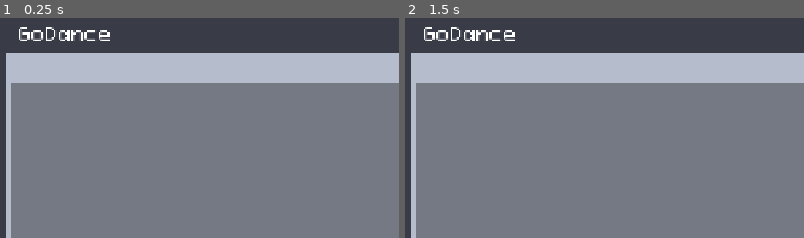
Above: before the commit, frames 1-2 (left to right).
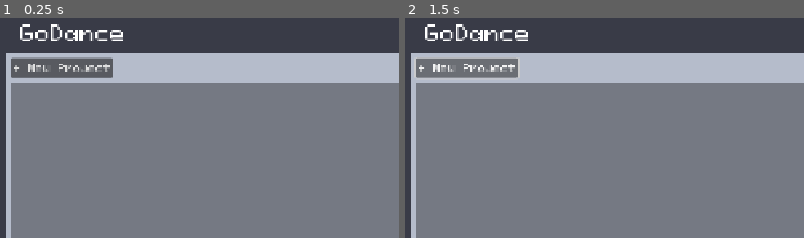
Above: after the commit, the same moments.

Repository: francis-poon/dance_formation_app
Game: Godot game, scene res://main.tscn
The game is run twice, just before and just after one commit, with the same random seed, the same clock (stepped at 60 frames per second) and the same inputs.
Inputs (mouse positions are % of the whole screen's width and height, from its top left):
- Up to frame 1 (0.25 s): no input
- Up to frame 2 (1.5 s): click (8, 11) at 0.5 s, where only the run after the commit has a clickable "+ New Project"; click (8, 11) at 1.25 s, where only the run after the commit has a clickable "+ New Project"
The pictures show only the part of the screen within x 0-50%, y 0-50%; the shares and areas given below are measured in that part.

The runs differ from the first frame. In frame 1, 3.4% of the frame differs, in the area x 2-31%, y 2-28%; in frame 2, 3.2%.
Error before the commit: Out of bounds get index '0' (on base: 'Array') (res://project_selector/project_selector.gd:34)
Error after the commit: Trying to iterate on a null value. (res://project_selector/project_selector.gd:48)

Commit message:
Setting up project selection and creation

Diff:
--- a/project_manager/project_manager.gd
+++ b/project_manager/project_manager.gd
@@ -2,7 +2,13 @@
 extends Node
 
 signal new_data_loaded
-signal updated
+signal updated(project_id: int, mode: UpdateMode)
+
+enum UpdateMode {
+	MODIFY,
+	ADD,
+	DELETE
+}
 
 # This will have a project manager data and will be called to update the data
 # or load it
@@ -15,6 +21,16 @@
 	ResourceSaver.save(new_project, new_project_ref.project_resource_path)
 	project_ref_dict[new_project_ref.id] = new_project_ref
 	updated.emit()
+
+func get_project_ids() -> Array[int]:
+	return project_ref_dict.keys()
+
+func get_project_name(project_id: int) -> String:
+	if not project_ref_dict.has(project_id):
+		return ""
+
+	var project_reference: ProjectReference = project_ref_dict[project_id]
+	return project_reference.name
 
 func get_project_resource(project_id: int) -> ProjectData:
 	if project_ref_dict.has(project_id):
--- /dev/null
+++ b/project_selector/project_select_button.gd
@@ -0,0 +1,14 @@
+class_name ProjectSelectButton
+extends Control
+
+signal select_project(button: ProjectSelectButton)
+
+var project_id: int
+var project_name: String
+
+func load_data(p_id: int, p_name: String):
+	project_id = p_id
+	project_name = p_name
+
+func _on_pressed() -> void:
+	select_project.emit(self)
--- a/project_selector/project_select_button.tscn
+++ b/project_selector/project_select_button.tscn
@@ -1,9 +1,19 @@
-[gd_scene format=3 uid="uid://dxqj6rbr4dhru"]
+[gd_scene load_steps=3 format=3 uid="uid://dxqj6rbr4dhru"]
 
-[node name="ProjectSelectButton" type="Control"]
-layout_mode = 3
-anchors_preset = 15
+[ext_resource type="Script" uid="uid://bp2djia1uokoj" path="res://project_selector/project_select_button.gd" id="1_8i386"]
+[ext_resource type="Theme" uid="uid://c1lka17jhdqwe" path="res://resources/themes/project_selection_button_theme.tres" id="1_hpwec"]
+
+[node name="ProjectSelectButton" type="Button"]
+anchors_preset = 14
+anchor_top = 0.5
 anchor_right = 1.0
-anchor_bottom = 1.0
+anchor_bottom = 0.5
+offset_top = -20.5
+offset_bottom = 20.5
 grow_horizontal = 2
 grow_vertical = 2
+theme = ExtResource("1_hpwec")
+text = "Project Name"
+script = ExtResource("1_8i386")
+
+[connection signal="pressed" from="." to="." method="_on_pressed"]
--- a/project_selector/project_selector.gd
+++ b/project_selector/project_selector.gd
@@ -3,32 +3,61 @@
 
 signal open_project(project_id: int)
 
+@export var _project_selection_holder: Control
+@export var _open_button: Button
+@export var _project_select_button_scene: PackedScene
+
 var _project_manager: ProjectManager
+
+var _selected_project_button: ProjectSelectButton
+var _project_selection_button_dict: Dictionary = {}
+
 
 # Called when the node enters the scene tree for the first time.
 func _ready() -> void:
 	_project_manager = get_tree().get_first_node_in_group("project_manager")
 	_project_manager.new_data_loaded.connect(_on_project_manager_new_data_loaded)
-	# for testing
-	# listen to when project manager has loaded data
-	# "add" new project
-	# listen for project manager updated
-	# "select" new project
-	# so that means project manager has to have two signals, new_data_loaded and updated
-	# terrible names, but we'll work with that for now
-	# new_data_loaded is for when project manager data is loaded into it from the resource file
-	# updated it for when changes to its data are made, but who will listen to this?
-	# asside from testing, i don't think anything needs to listen to this
-	# oh wait nvm project selector needs to update everytime an update happens since it needs to
-	# list all the projects available
-	pass # Replace with function body.
+	_project_manager.updated.connect(_on_project_manager_update)
+
+func _update_project(project_id: int):
+	var project_name: String = _project_manager.get_project_name(project_id)
+	_project_selection_button_dict[project_id].load_data(project_id, project_name)
+
+func _add_project(project_id: int):
+	var project_selection_button: ProjectSelectButton = _project_select_button_scene.instantiate()
+	var project_name: String = _project_manager.get_project_name(project_id)
+	project_selection_button.load_data(project_id, project_name)
+	_project_selection_button_dict[project_id] = project_selection_button
+	_project_selection_holder.add_child(project_selection_button)
 
 func _on_new_project():
+	# Show new project screen with project name later on
 	_project_manager.new_project()
 
-func _on_project_selected(project_id: int):
-	open_project.emit(project_id)
+func _on_project_selected(project_button: ProjectSelectButton):
+	_selected_project_button = project_button
+
+func _on_project_open_pressed():
+	if _selected_project_button == null:
+		return
+	open_project.emit(_selected_project_button.project_id)
 
 func _on_project_manager_new_data_loaded():
+	_project_selection_button_dict = {}
+	_selected_project_button = null
+	for child in _project_selection_holder:
+		child.queue_free()
+	for project_id in _project_manager.get_project_ids():
+		_add_project(project_id)
 	#_on_new_project()
-	_on_project_selected(_project_manager.project_ref_dict.keys()[0])
+	#_on_project_selected(_project_manager.project_ref_dict.keys()[0])
+
+func _on_project_manager_update(project_id: int, mode: ProjectManager.UpdateMode):
+	# project update can be a new project, modify, or delete
+	match mode:
+		ProjectManager.UpdateMode.MODIFY:
+			_update_project(project_id)
+		ProjectManager.UpdateMode.ADD:
+			_add_project(project_id)
+		ProjectManager.UpdateMode.DELETE:
+			pass
--- a/project_selector/project_selector.tscn
+++ b/project_selector/project_selector.tscn
@@ -50,7 +50,7 @@
 grow_horizontal = 2
 grow_vertical = 2
 theme_override_fonts/font = ExtResource("2_r3ht2")
-theme_override_font_sizes/font_size = 32
+theme_override_font_sizes/font_size = 36
 text = " GoDance"
 vertical_alignment = 1
 
@@ -58,6 +58,23 @@
 custom_minimum_size = Vector2(0, 40)
 layout_mode = 2
 color = Color(0.709804, 0.737255, 0.796078, 1)
+
+[node name="MarginContainer" type="MarginContainer" parent="MarginContainer/VBoxContainer/ColorRect"]
+layout_mode = 1
+anchors_preset = 15
+anchor_right = 1.0
+anchor_bottom = 1.0
+grow_horizontal = 2
+grow_vertical = 2
+theme = ExtResource("1_r8jv2")
+theme_override_constants/margin_bottom = 0
+
+[node name="NewProjectButton" type="Button" parent="MarginContainer/VBoxContainer/ColorRect/MarginContainer"]
+layout_mode = 2
+size_flags_horizontal = 0
+theme_override_fonts/font = ExtResource("2_r3ht2")
+theme_override_font_sizes/font_size = 18
+text = "+ New Project"
 
 [node name="HBoxContainer" type="HBoxContainer" parent="MarginContainer/VBoxContainer"]
 layout_mode = 2
@@ -86,4 +103,6 @@
 size_flags_horizontal = 3
 color = Color(0.709804, 0.737255, 0.796078, 1)
 
+[connection signal="pressed" from="MarginContainer/VBoxContainer/ColorRect/MarginContainer/NewProjectButton" to="." method="_on_new_project"]
+
 [editable path="MarginContainer/VBoxContainer/HBoxContainer/Window"]
--- /dev/null
+++ b/resources/themes/project_selection_button_theme.tres
@@ -0,0 +1,7 @@
+[gd_resource type="Theme" load_steps=2 format=3 uid="uid://c1lka17jhdqwe"]
+
+[ext_resource type="FontFile" uid="uid://dig8d2l66j4yw" path="res://assets/fonts/Pixeloid_Font_0_5/OpenType (.otf)/PixeloidMono.otf" id="1_y15t1"]
+
+[resource]
+Button/font_sizes/font_size = 27
+Button/fonts/font = ExtResource("1_y15t1")
Not shown, added: project_selector/project_select_button.gd.uid
